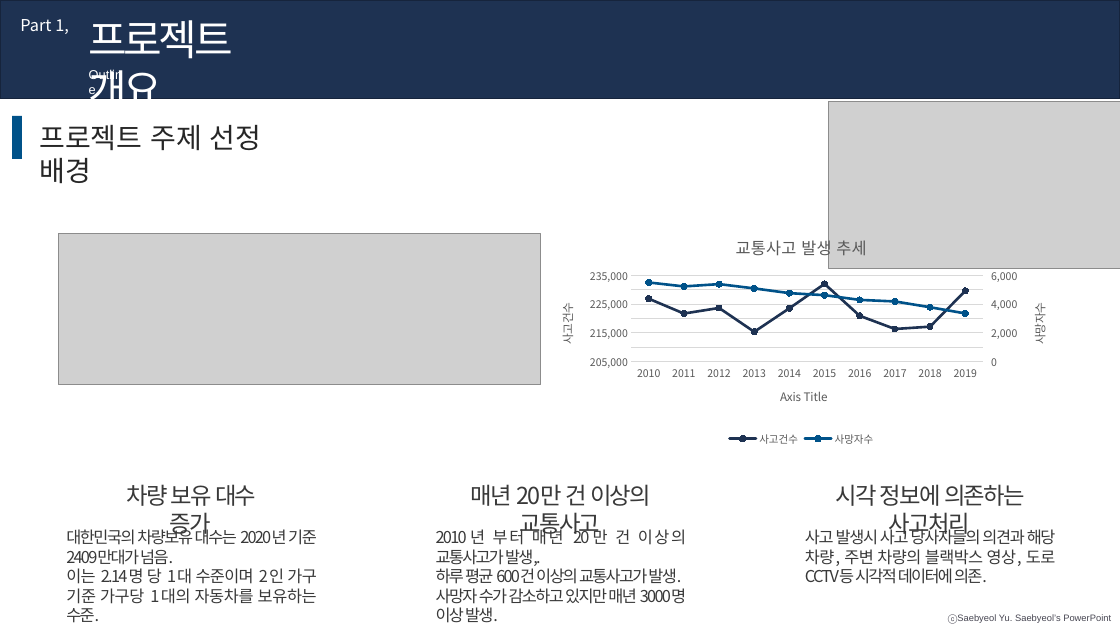
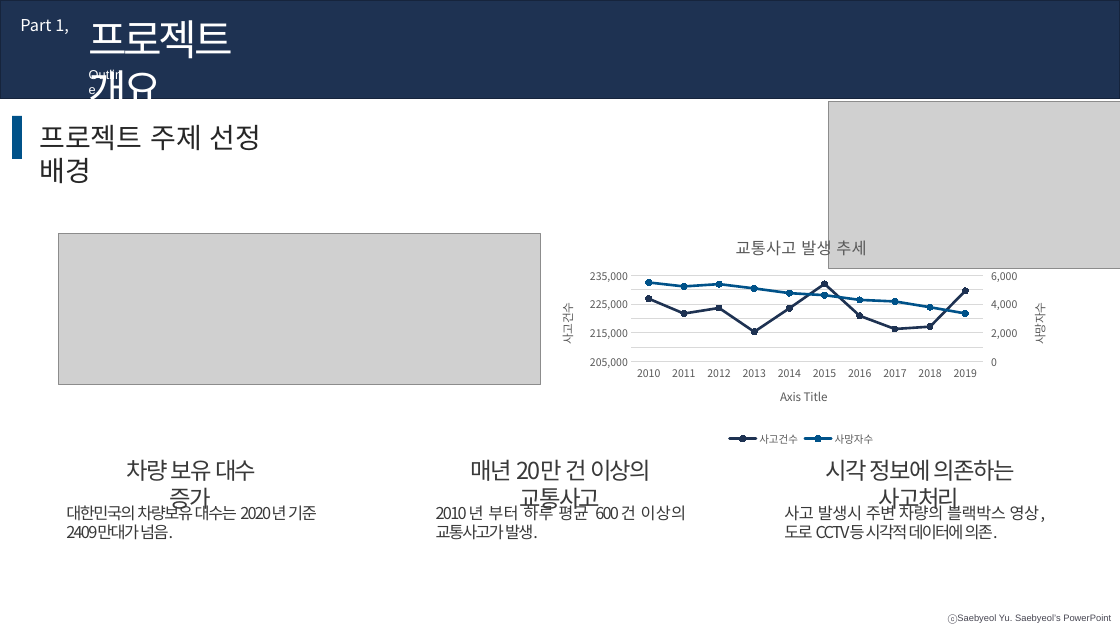
Before and after one commit to NgaAdrain/TEAM_Enter_Text_Here, a slide deck: slide 4 of Reports/발표/졸과 최종 발표_HS.pptx. Drawn at 1120x630 pixels with LibreOffice and Linux fonts; fonts in the diff are those of the drawing; grey boxes stand for pictures. Boxes give left, top, right and bottom in pixels: in the first picture for what was removed or moved away, otherwise in the second. Text is boxed around its words. In the diff, an @@ line names an element or a change of style, - is before the commit and + after.

```diff
--- a/Reports/발표/졸과 최종 발표_HS.pptx
+++ b/Reports/발표/졸과 최종 발표_HS.pptx
@@ text "차량 보유 대수 증가": place and size @@
-text "차량 보유 대수 증가" at [127, 484, 256, 538]
+text "차량 보유 대수 증가" at [127, 459, 256, 514]
@@ text "매년 20만 건 이상의 교통사고": place and size @@
-text "매년 20만 건 이상의 교통사고" at [471, 484, 651, 538]
+text "매년 20만 건 이상의 교통사고" at [471, 459, 651, 514]
@@ text "시각 정보에 의존하는 사고처리": place and size @@
-text "시각 정보에 의존하는 사고처리" at [836, 484, 1025, 538]
+text "시각 정보에 의존하는 사고처리" at [825, 459, 1015, 514]
@@ text "대한민국의 차량보유 대수는 2020년 기준 ...": place and size @@
-text "대한민국의 차량보유 대수는 2020년 기준 ..." at [66, 527, 317, 623]
+text "대한민국의 차량보유 대수는 2020년 기준 ..." at [66, 502, 317, 540]
@@ text at [436, 502, 686, 540]: text changed @@
-2010년 부터 매년 20만 건 이상의 교통사고가 발생,.
-하루 평균 600건 이상의 교통사고가 발생.
-사망자 수가 감소하고 있지만 매년 3000명 이상 발생.
+2010년 부터 하루 평균 600건 이상의 교통사고가 발생.
@@ text at [784, 502, 1046, 540]: text changed @@
-사고 발생시 사고 당사자들의 의견과 해당 차량, 주변 차량의 블랙박스 영상, 도로 CCTV등 시각적 데이터에 의존.
+사고 발생시 주변 차량의 블랙박스 영상, 도로 CCTV등 시각적 데이터에 의존.
@@ text at [66, 568, 317, 623]: paragraph removed @@
-이는 2.14명 당 1대 수준이며 2인 가구 기준 가구당 1대의 자동차를 보유하는 수준.
```
Also in this commit, not shown: 7 other slides changed, 3 other files.
